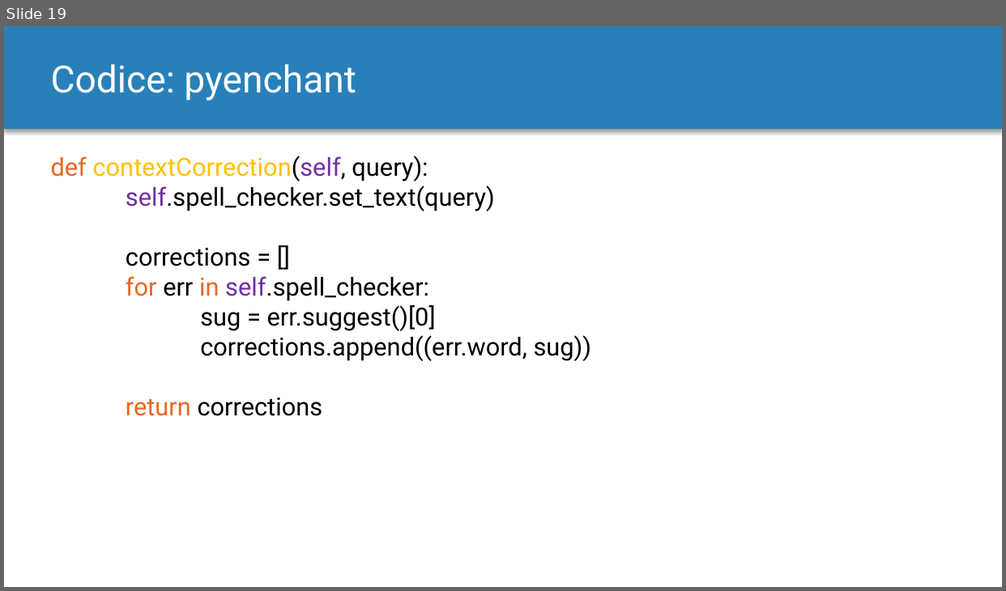
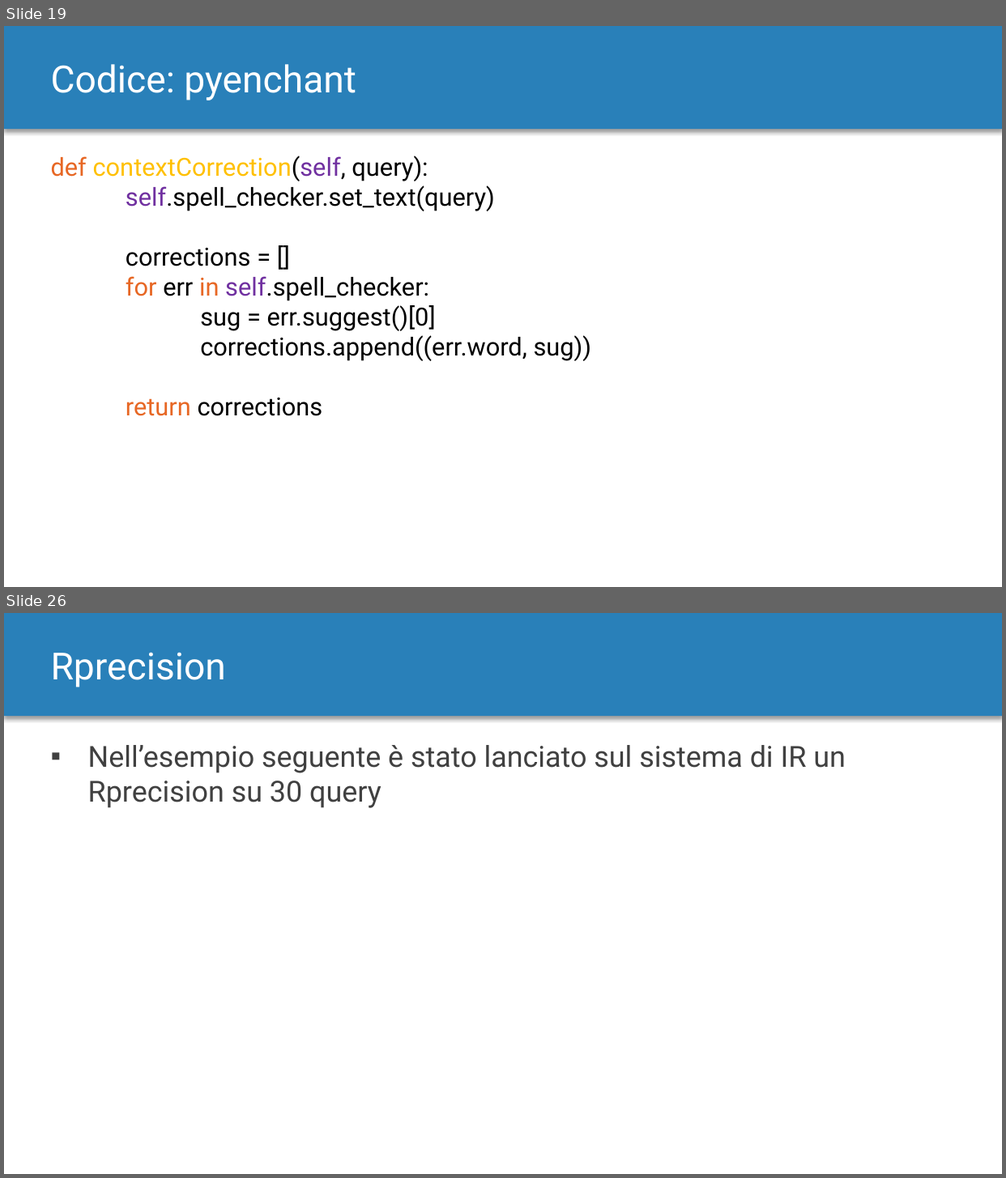
Before and after one commit to MurgoloMichele/GAvI, a slide deck: doc/Progetto.pptx. Shown one above the other, each under a label of ours: slide 19 before the commit, slides 19 and 26 after it; the slides between them are not shown. The pictures are 1006x591 and 1006x1178 pixels, drawn with LibreOffice and Linux fonts; fonts in the diff are those of the drawing. Boxes give left, top, right and bottom in pixels: in the first picture for what was removed or moved away, otherwise in the second. Text is boxed around its words. In the diff, an @@ line names an element or a change of style, - is before the commit and + after.

```diff
--- a/doc/Progetto.pptx
+++ b/doc/Progetto.pptx
@@ slide 26 added at (4, 613, 1002, 1174), background #FFFFFF; not listed: 1 template element that a slide beside it also shows @@
@@ text added at (51, 652, 226, 688), 36 pt, text #FFFFFF @@
+Rprecision
@@ text added at (88, 745, 846, 808), 28 pt, text #404040 @@
+▪ Nell’esempio seguente è stato lanciato sul sistema di IR un Rprecision su 30 query
```
Also in this commit, not shown: 6 slides changed, 8 other slides added, 2 slides removed, 2 other files.
